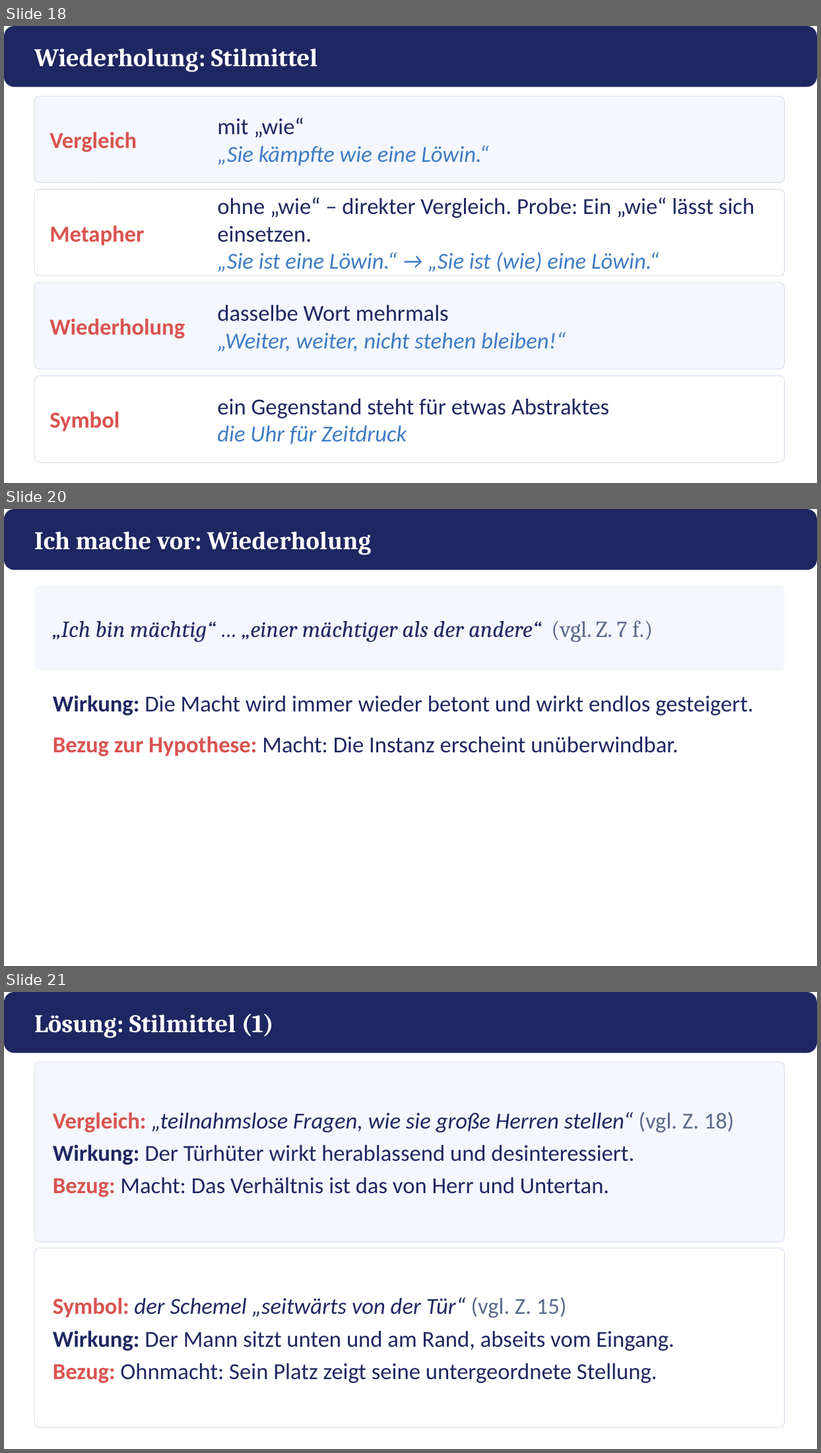
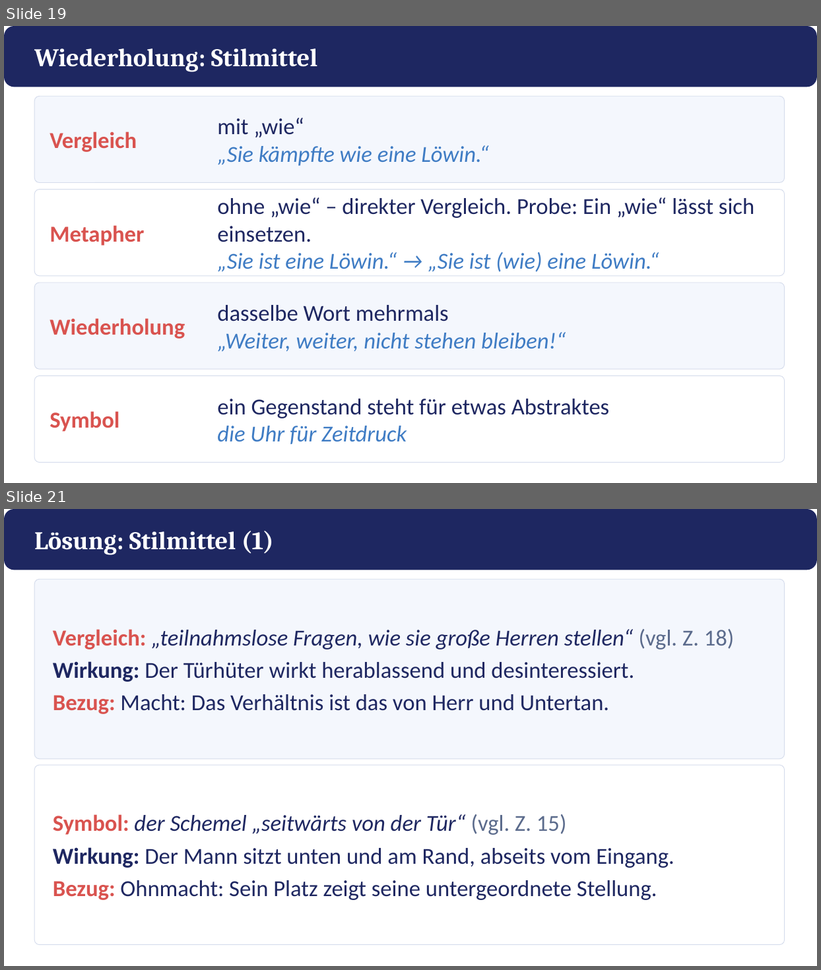
Before and after one commit to golzkonstantin-gif/Schule, a slide deck: Deutsch_11/Kafka_Vor_dem_Gesetz/Macht_Ohnmacht/Praesentation_Macht_Ohnmacht.pptx. Shown one above the other, each under a label of ours: slides 18, 20 and 21 before the commit, slides 19 and 21 after it; the slides between them are not shown. The pictures are 821x1453 and 821x970 pixels, drawn with LibreOffice and Linux fonts; fonts in the diff are those of the drawing. Boxes give left, top, right and bottom in pixels: in the first picture for what was removed or moved away, otherwise in the second. Text is boxed around its words. In the diff, an @@ line names an element or a change of style, - is before the commit and + after.

```diff
--- a/Deutsch_11/Kafka_Vor_dem_Gesetz/Macht_Ohnmacht/Praesentation_Macht_Ohnmacht.pptx
+++ b/Deutsch_11/Kafka_Vor_dem_Gesetz/Macht_Ohnmacht/Praesentation_Macht_Ohnmacht.pptx
@@ slide 20 removed at bbox=[4, 509, 817, 966], background #FFFFFF @@
@@ rounded rectangle removed at bbox=[4, 509, 817, 570] @@
@@ text removed at bbox=[34, 531, 371, 555] @@
-Ich mache vor: Wiederholung
@@ rounded rectangle removed at bbox=[34, 586, 785, 671] @@
@@ text removed at bbox=[53, 621, 653, 642] @@
-„Ich bin mächtig“ … „einer mächtiger als der andere“ (vgl. Z. 7 f.)
@@ text removed at bbox=[53, 695, 753, 757] @@
-Wirkung: Die Macht wird immer wieder betont und wirkt endlos gesteigert.
-Bezug zur Hypothese: Macht: Die Instanz erscheint unüberwindbar.
@@ what was slide 18 is now slide 19 @@
```
Also in this commit, not shown: 5 slides changed, 1 slide added, 6 other files.
